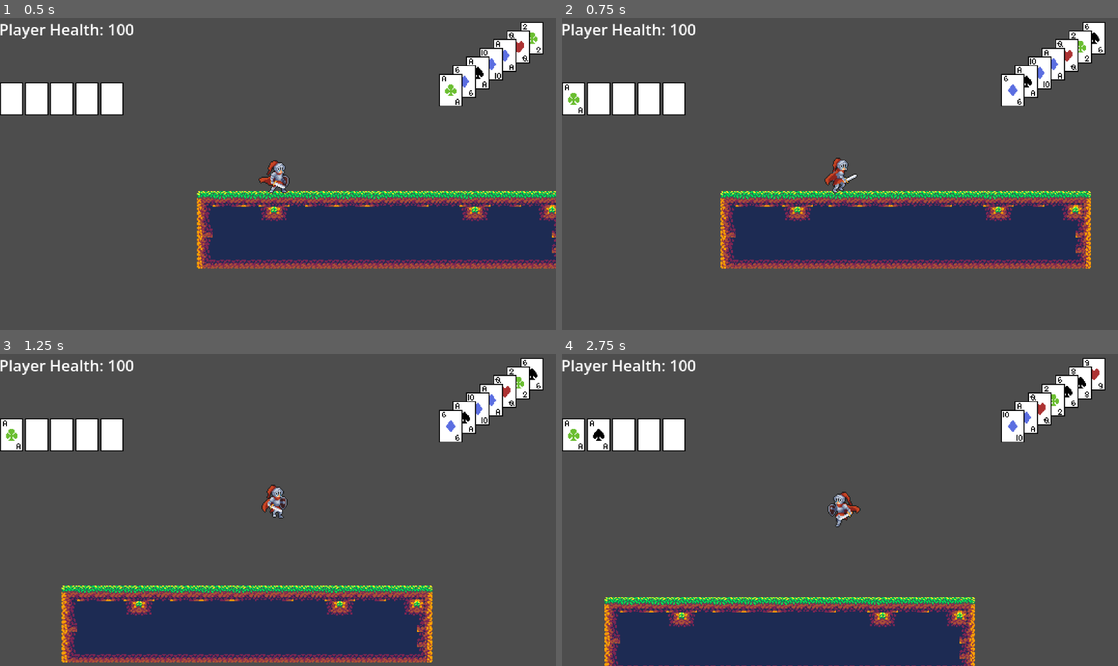
Above: before the commit, frames 1-4 (two rows, left to right).
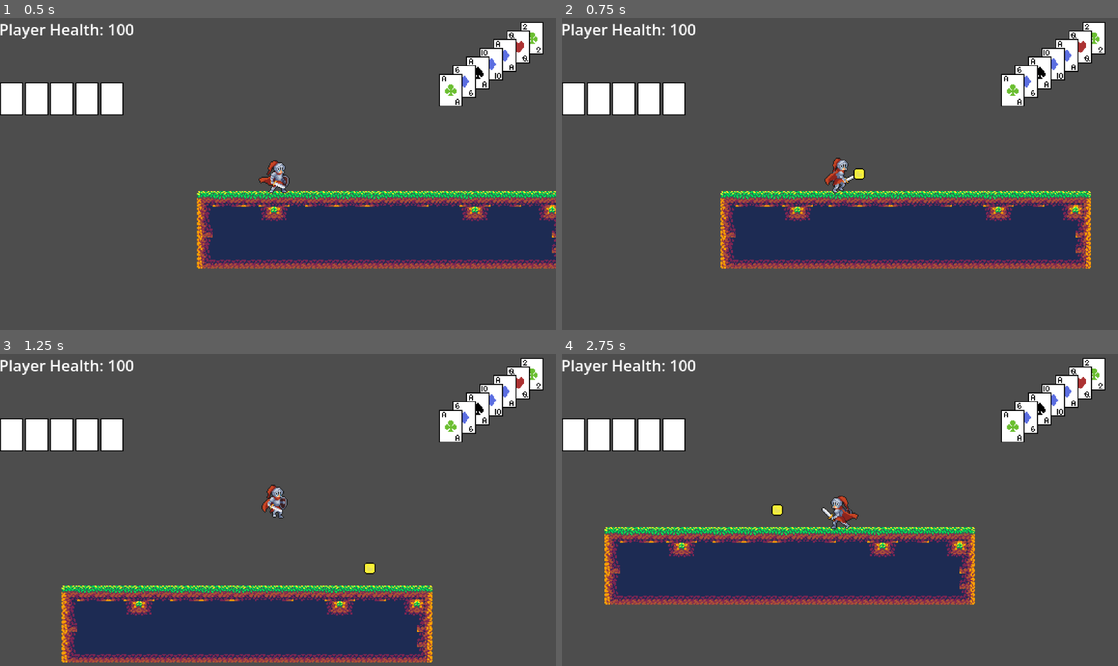
Above: after the commit, the same moments.

Repository: kli007/Bluff-All-In
Game: Godot game, scene res://main.tscn
Two runs of this game, one before a commit and one after it. Both use one fixed random seed, a clock stepped at 60 frames per second and the inputs below.
Inputs (mouse positions are in pixels of both pictures, inside the frame that each line leads up to):
- Up to frame 1 (0.5 s): no input
- Up to frame 2 (0.75 s): tap Enter (Showdown) at 0.5 s; move the mouse to (962, 158) at 0.52 s; hold D (Move_Right) from 0.53 s (still down); tap . (Trick) at 0.6 s
- Up to frame 3 (1.25 s): keep holding D (Move_Right); tap Space (Move_Jump) at 0.77 s
- Up to frame 4 (2.75 s): move the mouse to (728, 525) at 1.27 s; tap , (Attack) at 1.35 s; tap Space (Move_Jump) at 1.52 s; tap . (Trick) at 1.55, 2.3 s; move the mouse to (895, 441) at 2.02 s; release D (Move_Right) at 2.03 s; hold A (Move_Left) from 2.03 s (still down); tap Shift (Burn) at 2.1 s

Frame 1 is identical in both runs. In frame 2, 0.6% of the frame differs, in the area x 0-98%, y 2-52%; in frame 3, 0.6%; in frame 4, 30%, in the area x 0-98%, y 2-100%.

Commit message:
projectile created
created projectiles added projectile manager. changed the trick function to only activate once 4 projs has been fired

Diff:
--- a/Player/player.gd
+++ b/Player/player.gd
@@ -14,6 +14,8 @@
 
 @onready var spawnLocation: Vector2 = global_position
 
+var projectile = preload("res://Player/projectile.tscn")
+
 var attack: bool = false
 var direction: float
 var lastDirection: float
@@ -24,10 +26,11 @@
 const MAX_PLAYED_CARDS: int = 5
 const MAX_PEND_CARDS: int = 7
 const HEAL_BURN_MINIMUM: int = 2
-
-const NORMAL_SPEED: float = 200.0
+const MAX_PROJ_COUNT: int = 4
 
 var currentTrick = {'rank': 'Increase', 'suit': ''}
+
+var projectileCount: int = 0
 
 func _ready() -> void:
 	setPendCard()
@@ -123,7 +126,10 @@
 			animNode.play("Attack_1")
 			isActioning = true
 		if Input.is_action_just_pressed("Trick") and not isActioning:
-			trickCards()
+			create_projectile(lastDirection)
+			if projectileCount >= MAX_PROJ_COUNT:
+				trickCards()
+				projectileCount = 0
 			isActioning = true
 
 	if CardData.checkSpace(playedNodes) <= HEAL_BURN_MINIMUM:
@@ -158,3 +164,12 @@
 
 func respawn(location: Vector2) -> void:
 	position = location
+
+func create_projectile(direction: float):
+	var Proj = get_parent().get_node("ProjectileManager")
+	var new_projectile = projectile.instantiate()
+	#new_projectile.scale = Vector2(0.2, 0.2)
+	new_projectile.global_position = global_position
+	new_projectile.lock_on_to_player(direction, self, Proj)
+	Proj.call_deferred("add_child", new_projectile)
+	projectileCount += 1
--- /dev/null
+++ b/Player/projectile.gd
@@ -0,0 +1,35 @@
+extends CharacterBody2D
+
+var damage
+var speed: float = 350.0
+
+var direction: float
+var player: Node2D
+var projNode: Node
+
+func _ready():
+	add_collision_exception_with(player)
+
+func _process(delta: float):
+	for proj in projNode.get_children():
+		add_collision_exception_with(proj)
+
+	velocity.x = direction * speed
+	move_and_slide()
+	for i in get_slide_collision_count():
+			var collision = get_slide_collision(i)
+			if(collision.get_collider().has_method("decrementHealth")):
+				var target = collision.get_collider()
+				#target.decrementHealth(damage)
+				#target.knockback(direction, 500, 0.1)
+			queue_free()
+
+func lock_on_to_player(player_dir: float, playerNode:Node2D, projectileNode:Node):
+	direction = player_dir
+	player = playerNode
+	projNode = projectileNode
+
+
+func _on_visible_on_screen_notifier_2d_screen_exited() -> void:
+	#print('removed')
+	queue_free()
--- /dev/null
+++ b/Player/projectile.tscn
@@ -0,0 +1,20 @@
+[gd_scene format=3 uid="uid://xt7doyw6x2ox"]
+
+[ext_resource type="Script" uid="uid://bi67wj2e2wj7v" path="res://Player/projectile.gd" id="1_7k6uo"]
+[ext_resource type="Texture2D" uid="uid://bbedbd08thbv8" path="res://Assets/Sprite/Player/projectile.png" id="1_o11rv"]
+
+[sub_resource type="RectangleShape2D" id="RectangleShape2D_5sqx0"]
+
+[node name="Projectile" type="CharacterBody2D" unique_id=37306840]
+script = ExtResource("1_7k6uo")
+
+[node name="Sprite2D" type="Sprite2D" parent="." unique_id=1030241480]
+texture = ExtResource("1_o11rv")
+
+[node name="CollisionShape2D" type="CollisionShape2D" parent="." unique_id=409154479]
+shape = SubResource("RectangleShape2D_5sqx0")
+
+[node name="VisibleOnScreenNotifier2D" type="VisibleOnScreenNotifier2D" parent="." unique_id=1185933287]
+rect = Rect2(-6, -6, 12, 12)
+
+[connection signal="screen_exited" from="VisibleOnScreenNotifier2D" to="." method="_on_visible_on_screen_notifier_2d_screen_exited"]
Binary file added: Assets/Sprite/Player/projectile.png
Not shown, added: Assets/Sprite/Player/projectile.png.import
Not shown, added: Player/projectile.gd.uid
